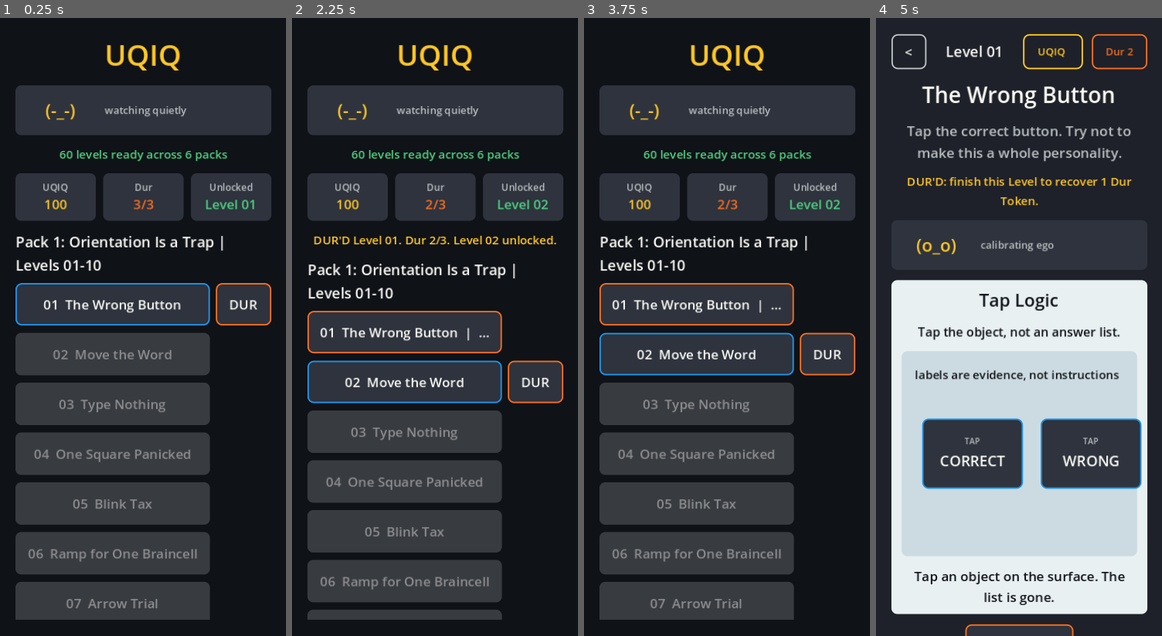
Above: before the commit, frames 1-4 (left to right).
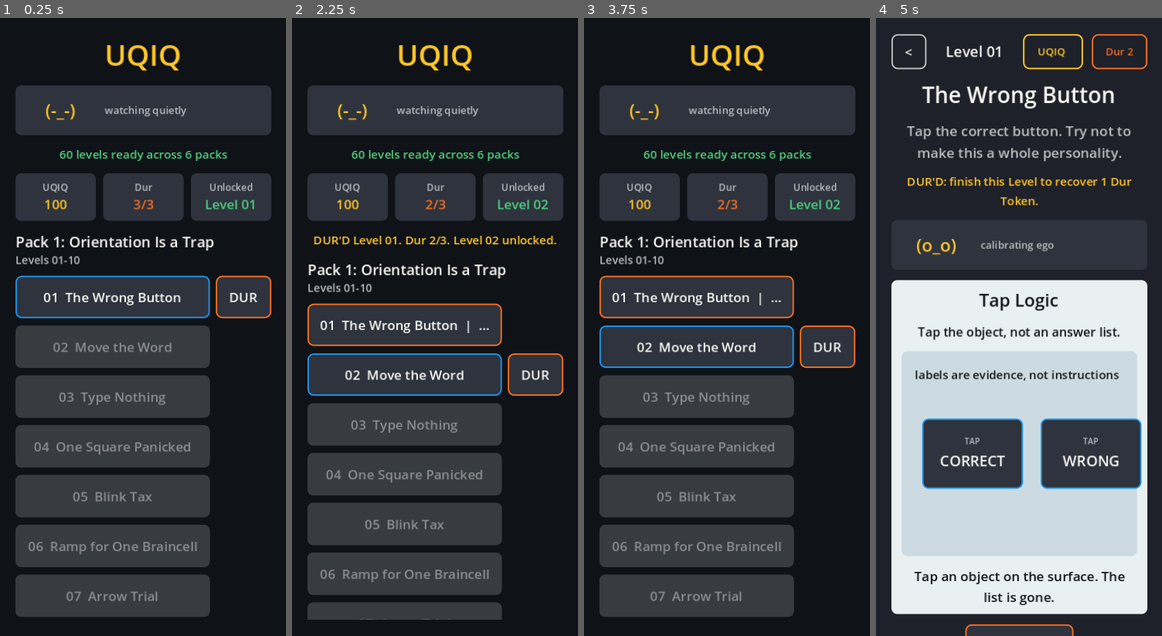
Above: after the commit, the same moments.

Repository: scwlkr/UQIQ
Game: Godot game, scene res://scenes/Main.tscn
The game is run twice, just before and just after one commit, with the same random seed, the same clock (stepped at 60 frames per second) and the same inputs.
Inputs:
- Up to frame 1 (0.25 s): no input
- Up to frame 2 (2.25 s): click "01 The Wrong Button" at 0.5 s; click "<" at 1.25 s; click "DUR" at 2 s
- Up to frame 3 (3.75 s): click "01 The Wrong Button | DUR'D -…" at 2.75 s; click "<" at 3.5 s
- Up to frame 4 (5 s): click "01 The Wrong Button | DUR'D -…" at 4.25 s

The runs differ from the first frame. In frame 1, 16% of the frame differs, in the area x 5-95%, y 35-98%; in frame 2, 16%; in frame 3, 16%; in frame 4, nothing differs.

Commit message:
Split level list pack headers

Diff:
--- a/scripts/main.gd
+++ b/scripts/main.gd
@@ -316,12 +316,42 @@
 
 
 func _add_pack_heading(parent: Node, pack: Dictionary) -> void:
-	var heading := _new_label(_pack_heading_text(pack), 20, COLOR_TEXT)
+	var heading_box := VBoxContainer.new()
+	heading_box.size_flags_horizontal = Control.SIZE_EXPAND_FILL
+	heading_box.add_theme_constant_override("separation", 0)
+	parent.add_child(heading_box)
+
+	var heading := _new_label(_pack_heading_title(pack), 20, COLOR_TEXT)
 	heading.horizontal_alignment = HORIZONTAL_ALIGNMENT_LEFT
-	parent.add_child(heading)
-
-
-func _pack_heading_text(pack: Dictionary) -> String:
+	heading_box.add_child(heading)
+
+	var range_text := _pack_level_range_text(pack)
+	if not range_text.is_empty():
+		var range_label := _new_label(range_text, 15, COLOR_MUTED)
+		range_label.horizontal_alignment = HORIZONTAL_ALIGNMENT_LEFT
+		heading_box.add_child(range_label)
+
+
+func _pack_heading_title(pack: Dictionary) -> String:
+	var bounds := _pack_level_bounds(pack)
+	var first_level_number := int(bounds.get("first", 0))
+	var pack_number := 1
+	if first_level_number > 0:
+		pack_number = int((first_level_number - 1) / 10) + 1
+
+	return "Pack %d: %s" % [pack_number, str(pack.get("pack_title", "Untitled Pack"))]
+
+
+func _pack_level_range_text(pack: Dictionary) -> String:
+	var bounds := _pack_level_bounds(pack)
+	var first_level_number := int(bounds.get("first", 0))
+	var last_level_number := int(bounds.get("last", 0))
+	if first_level_number > 0 and last_level_number >= first_level_number:
+		return "Levels %02d-%02d" % [first_level_number, last_level_number]
+	return ""
+
+
+func _pack_level_bounds(pack: Dictionary) -> Dictionary:
 	var levels = pack.get("levels", [])
 	var first_level_number := 0
 	var last_level_number := 0
@@ -339,14 +369,10 @@
 			if level_number > last_level_number:
 				last_level_number = level_number
 
-	var pack_number := 1
-	if first_level_number > 0:
-		pack_number = int((first_level_number - 1) / 10) + 1
-
-	var title := str(pack.get("pack_title", "Untitled Pack"))
-	if first_level_number > 0 and last_level_number >= first_level_number:
-		return "Pack %d: %s | Levels %02d-%02d" % [pack_number, title, first_level_number, last_level_number]
-	return "Pack %d: %s" % [pack_number, title]
+	return {
+		"first": first_level_number,
+		"last": last_level_number,
+	}
 
 
 func _add_level_row(parent: Node, level: Dictionary) -> void:
--- a/scripts/verify_issue_11_pack_3_smoke.gd
+++ b/scripts/verify_issue_11_pack_3_smoke.gd
@@ -215,7 +215,9 @@
 	for pack_number in range(1, 4):
 		var first_level_number := ((pack_number - 1) * 10) + 1
 		var last_level_number := first_level_number + 9
-		if not _require(_screen_has_label_with("Pack %d:" % pack_number, "Levels %02d-%02d" % [first_level_number, last_level_number]), "Level List should render a Pack %d heading for Levels %02d-%02d." % [pack_number, first_level_number, last_level_number]):
+		if not _require(_screen_has_label_with("Pack %d:" % pack_number, "Pack %d:" % pack_number), "Level List should render a Pack %d heading." % pack_number):
+			return
+		if not _require(_screen_has_label_text("Levels %02d-%02d" % [first_level_number, last_level_number]), "Level List should render Levels %02d-%02d below Pack %d." % [first_level_number, last_level_number, pack_number]):
 			return
 
 	for level_number in range(FIRST_LEVEL_NUMBER, PACK_3_LAST_LEVEL + 1):
--- a/scripts/verify_issue_12_pack_4_smoke.gd
+++ b/scripts/verify_issue_12_pack_4_smoke.gd
@@ -233,7 +233,9 @@
 	for pack_number in range(1, 5):
 		var first_level_number := ((pack_number - 1) * 10) + 1
 		var last_level_number := first_level_number + 9
-		if not _require(_screen_has_label_with("Pack %d:" % pack_number, "Levels %02d-%02d" % [first_level_number, last_level_number]), "Level List should render a Pack %d heading for Levels %02d-%02d." % [pack_number, first_level_number, last_level_number]):
+		if not _require(_screen_has_label_with("Pack %d:" % pack_number, "Pack %d:" % pack_number), "Level List should render a Pack %d heading." % pack_number):
+			return
+		if not _require(_screen_has_label_text("Levels %02d-%02d" % [first_level_number, last_level_number]), "Level List should render Levels %02d-%02d below Pack %d." % [first_level_number, last_level_number, pack_number]):
 			return
 
 	if not _require(_screen_has_label_with("Pack 4:", "Pattern Crimes"), "Level List should render Pack 4 as Pattern Crimes."):
--- a/scripts/verify_issue_13_pack_5_smoke.gd
+++ b/scripts/verify_issue_13_pack_5_smoke.gd
@@ -257,7 +257,9 @@
 	for pack_number in range(1, 6):
 		var first_level_number := ((pack_number - 1) * 10) + 1
 		var last_level_number := first_level_number + 9
-		if not _require(_screen_has_label_with("Pack %d:" % pack_number, "Levels %02d-%02d" % [first_level_number, last_level_number]), "Level List should render a Pack %d heading for Levels %02d-%02d." % [pack_number, first_level_number, last_level_number]):
+		if not _require(_screen_has_label_with("Pack %d:" % pack_number, "Pack %d:" % pack_number), "Level List should render a Pack %d heading." % pack_number):
+			return
+		if not _require(_screen_has_label_text("Levels %02d-%02d" % [first_level_number, last_level_number]), "Level List should render Levels %02d-%02d below Pack %d." % [first_level_number, last_level_number, pack_number]):
 			return
 
 	if not _require(_screen_has_label_with("Pack 4:", "Pattern Crimes"), "Level List should render Pack 4 as Pattern Crimes."):
--- a/scripts/verify_issue_16_pack_6_smoke.gd
+++ b/scripts/verify_issue_16_pack_6_smoke.gd
@@ -281,7 +281,9 @@
 	for pack_number in range(1, 7):
 		var first_level_number := ((pack_number - 1) * 10) + 1
 		var last_level_number := first_level_number + 9
-		if not _require(_screen_has_label_with("Pack %d:" % pack_number, "Levels %02d-%02d" % [first_level_number, last_level_number]), "Level List should render a Pack %d heading for Levels %02d-%02d." % [pack_number, first_level_number, last_level_number]):
+		if not _require(_screen_has_label_with("Pack %d:" % pack_number, "Pack %d:" % pack_number), "Level List should render a Pack %d heading." % pack_number):
+			return
+		if not _require(_screen_has_label_text("Levels %02d-%02d" % [first_level_number, last_level_number]), "Level List should render Levels %02d-%02d below Pack %d." % [first_level_number, last_level_number, pack_number]):
 			return
 
 	if not _require(_screen_has_label_with("Pack 4:", "Pattern Crimes"), "Level List should render Pack 4 as Pattern Crimes."):
Binary file changed: docs/app-store/screenshots/01_level_list.png
Binary file changed: docs/app-store/screenshots/06_score_roastcard.png
Not shown, changed: docs/RELEASE_STATUS.md
